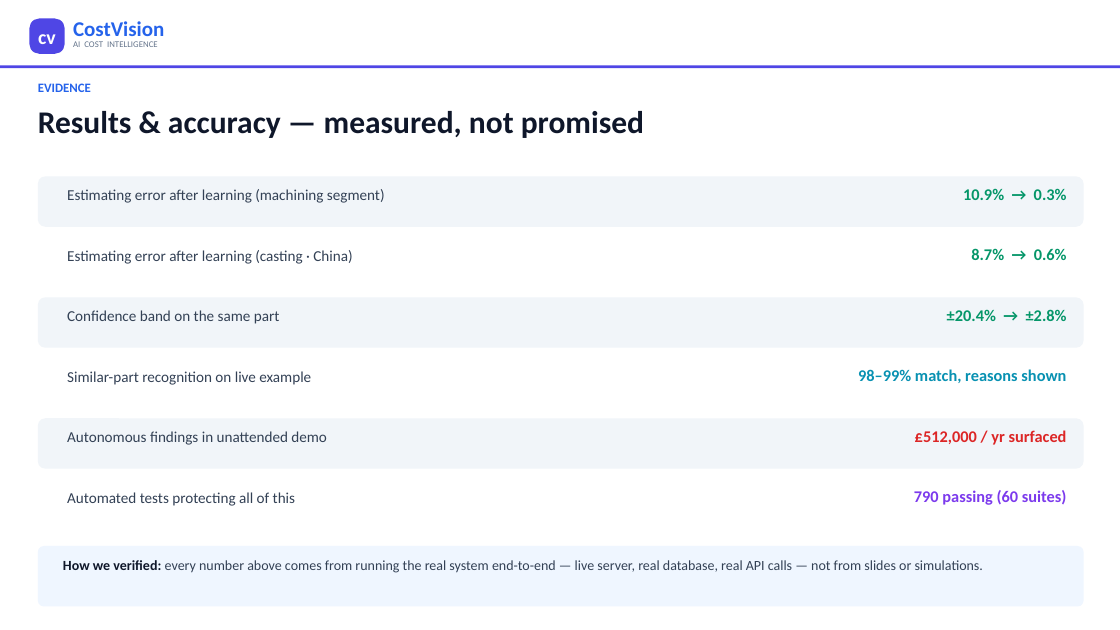
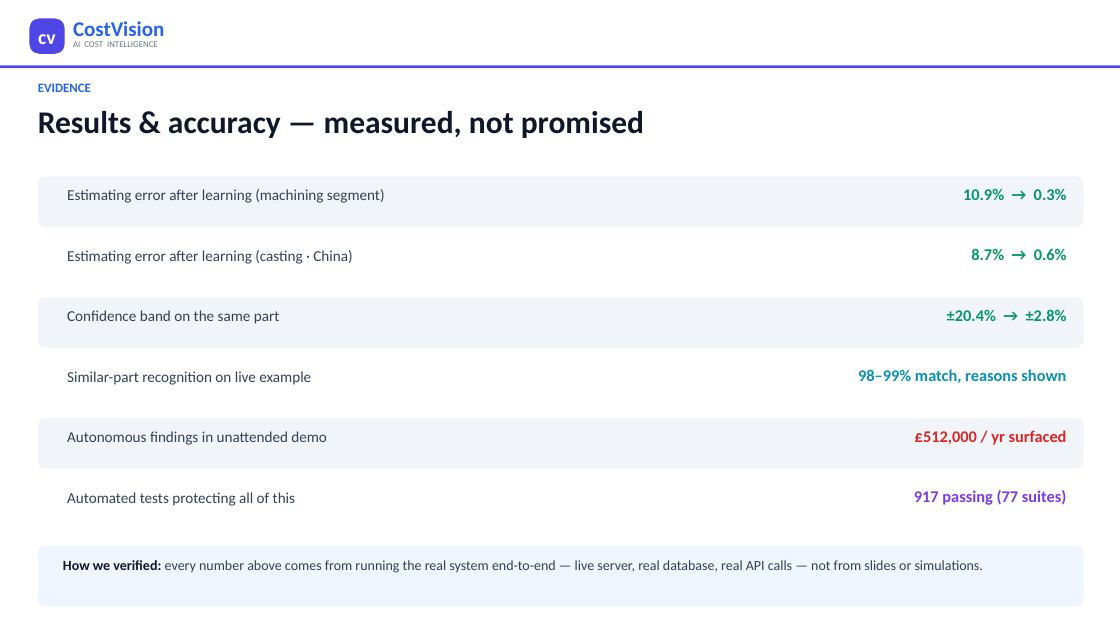
Before and after one commit to bhosaleavinash546/leamington-marathi, a slide deck: slide 12 of CostVision-Agentic-AI-Management-Presentation.pptx. Drawn at 1120x630 pixels with LibreOffice and Linux fonts; fonts in the diff are those of the drawing. Boxes give left, top, right and bottom in pixels: in the first picture for what was removed or moved away, otherwise in the second. Text is boxed around its words. In the diff, an @@ line names an element or a change of style, - is before the commit and + after.

```diff
--- a/CostVision-Agentic-AI-Management-Presentation.pptx
+++ b/CostVision-Agentic-AI-Management-Presentation.pptx
@@ text at <box>914,490,1067,505</box>: text changed @@
-790 passing (60 suites)
+917 passing (77 suites)
```
Also in this commit, not shown: 2 other slides changed, 1 slide added, 1 other file.
